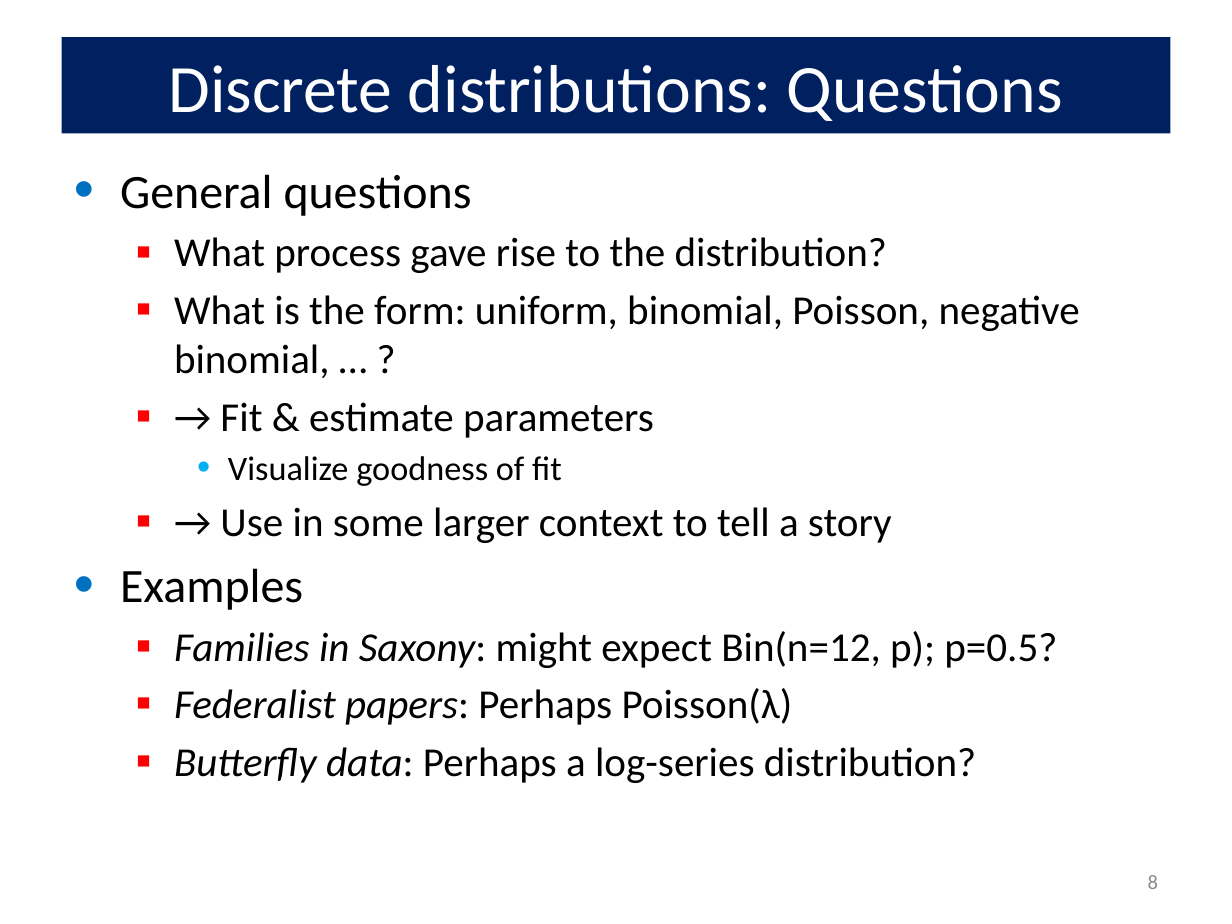
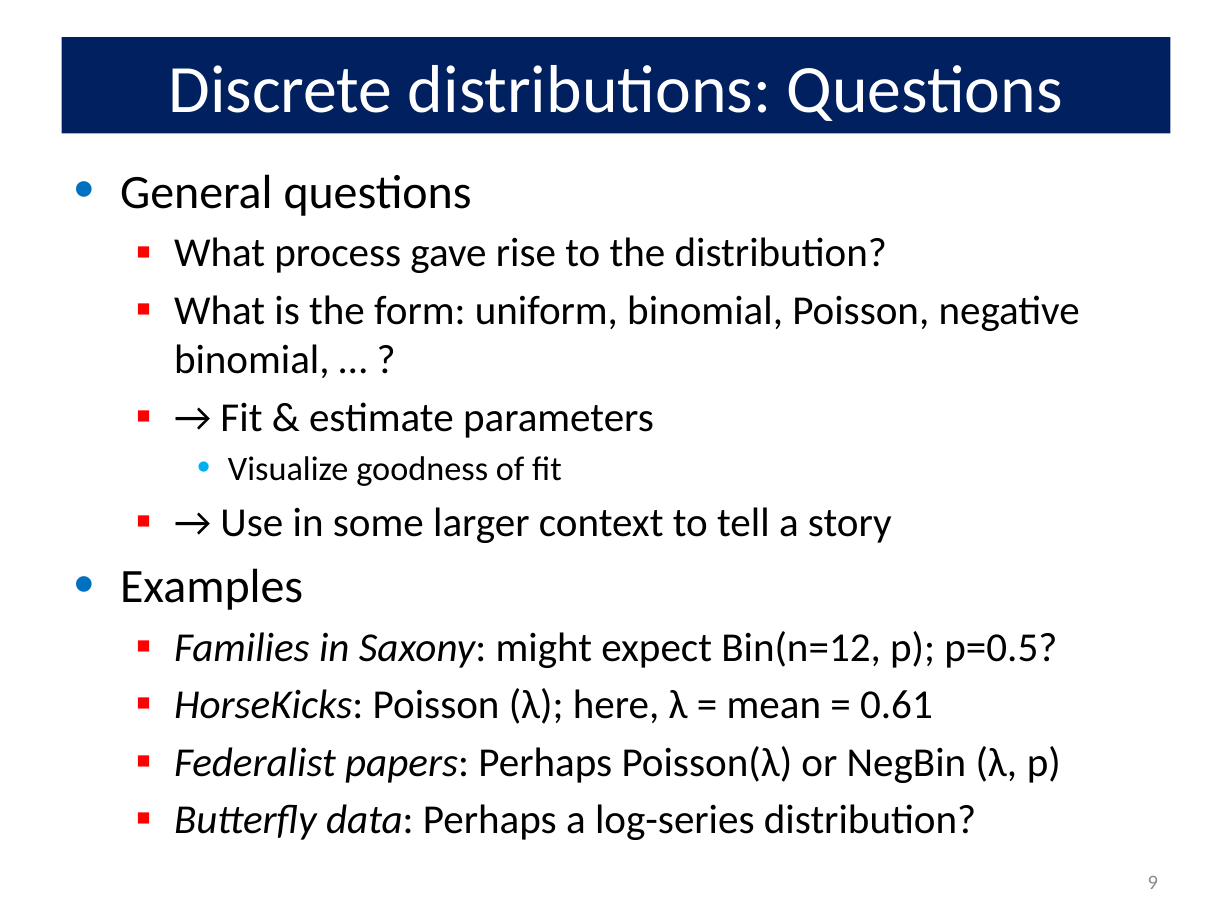
Before and after one commit to friendly/psy6136, a slide deck: slide 9 of docs/lectures/02-Discrete.pptx (slide 8 before the commit). Drawn at 1232x924 pixels with LibreOffice and Linux fonts; fonts in the diff are those of the drawing. Boxes give left, top, right and bottom in pixels: in the first picture for what was removed or moved away, otherwise in the second. Text is boxed around its words. In the diff, an @@ line names an element or a change of style, - is before the commit and + after.

```diff
--- a/docs/lectures/02-Discrete.pptx
+++ b/docs/lectures/02-Discrete.pptx
@@ text at (174, 688, 1061, 783): text changed @@
-  ▪ Federalist papers: Perhaps Poisson(λ)
+  ▪ HorseKicks: Poisson (λ); here, λ = mean = 0.61
+  ▪ Federalist papers: Perhaps Poisson(λ) or NegBin (λ, p)
@@ page number at (1148, 876, 1158, 889): text changed @@
-8
+9
```
Also in this commit, not shown: 7 other slides changed, 3 slides added, 21 other files.
